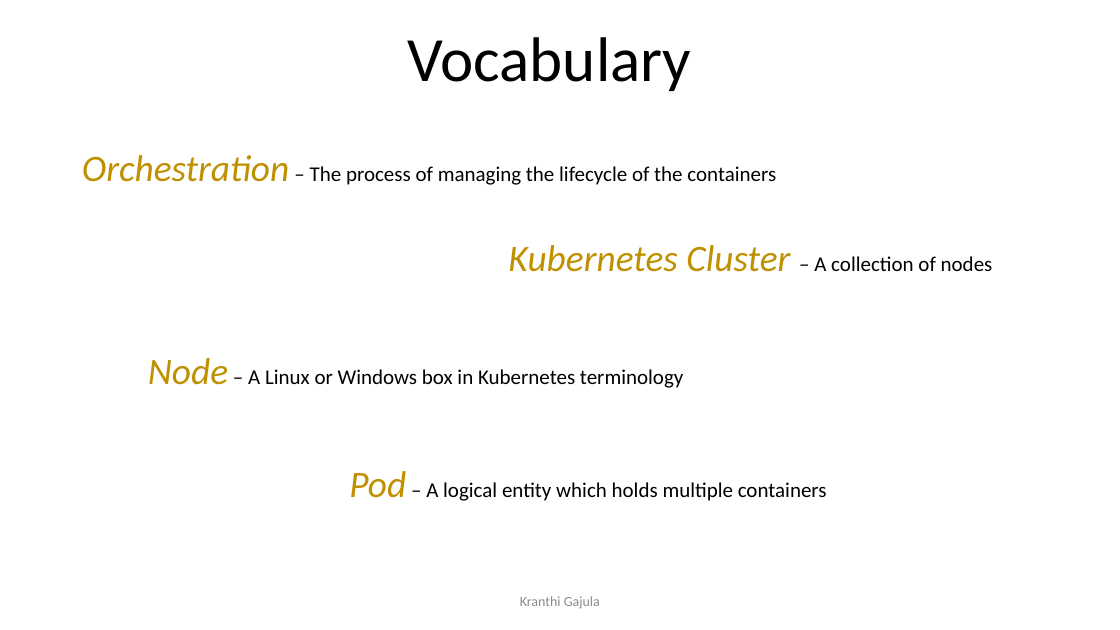
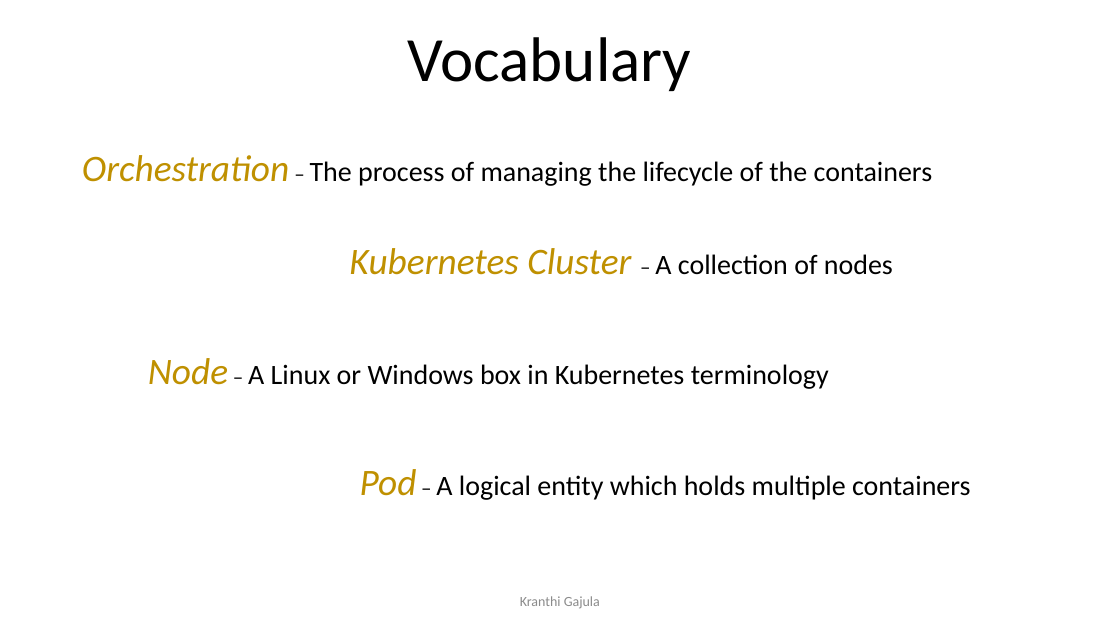
Before and after one commit to KranthiGajula/learning, a slide deck: slide 10 of concepts/Kubernetes/Kubernetes.pptx. Drawn at 1120x630 pixels with LibreOffice and Linux fonts; fonts in the diff are those of the drawing. Boxes give left, top, right and bottom in pixels: in the first picture for what was removed or moved away, otherwise in the second. Text is boxed around its words. In the diff, an @@ line names an element or a change of style, - is before the commit and + after.

```diff
--- a/concepts/Kubernetes/Kubernetes.pptx
+++ b/concepts/Kubernetes/Kubernetes.pptx
@@ text "Orchestration – The process of ..." at <box>82,155,933,186</box>: size 18 to 24 pt in "The process of managing the lifecycle of ..." @@
@@ text "Kubernetes Cluster – A collection ...": place and size @@
-text "Kubernetes Cluster – A collection ..." at <box>508,245,993,272</box>
+text "Kubernetes Cluster – A collection ..." at <box>349,248,893,275</box>
@@ text "Kubernetes Cluster – A collection ..." at <box>349,248,893,275</box>: size 18 to 24 pt in "A collection of nodes" @@
@@ text "Node – A Linux or ..." at <box>148,358,829,389</box>: size 18 to 24 pt in "A Linux or Windows box in Kubernetes ..." @@
@@ text "Pod – A logical entity ...": place and size @@
-text "Pod – A logical entity ..." at <box>349,471,827,501</box>
+text "Pod – A logical entity ..." at <box>360,469,971,500</box>
@@ text "Pod – A logical entity ..." at <box>360,469,971,500</box>: size 18 to 24 pt @@
```
Also in this commit, not shown: 2 other slides changed.
